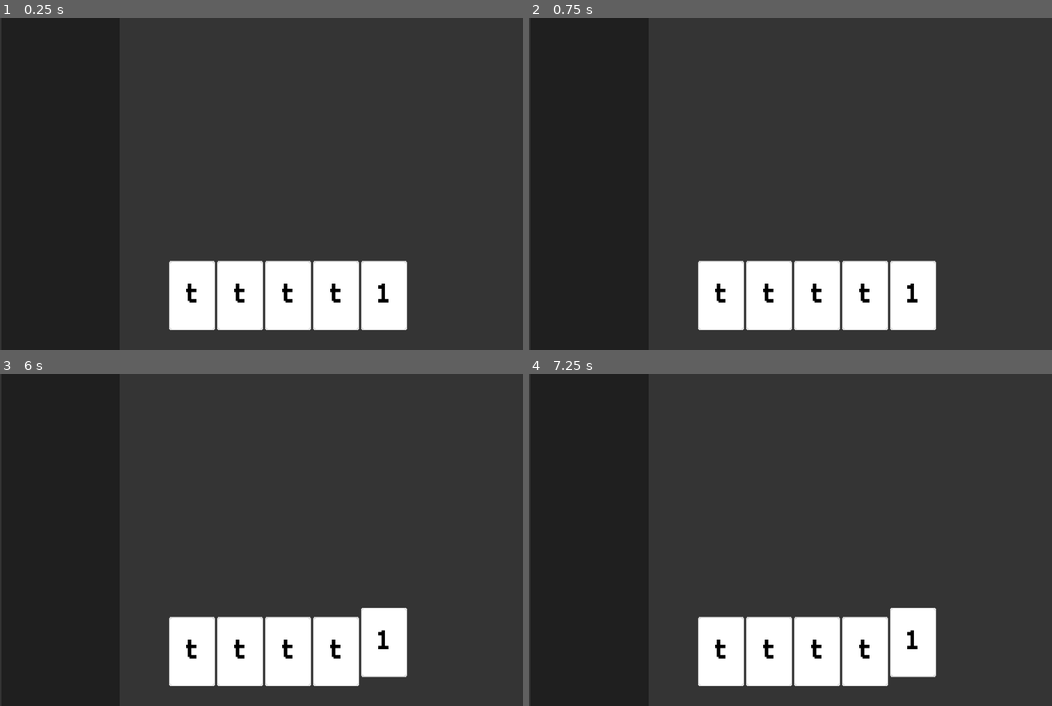
Above: before the commit, frames 1-4 (two rows, left to right).
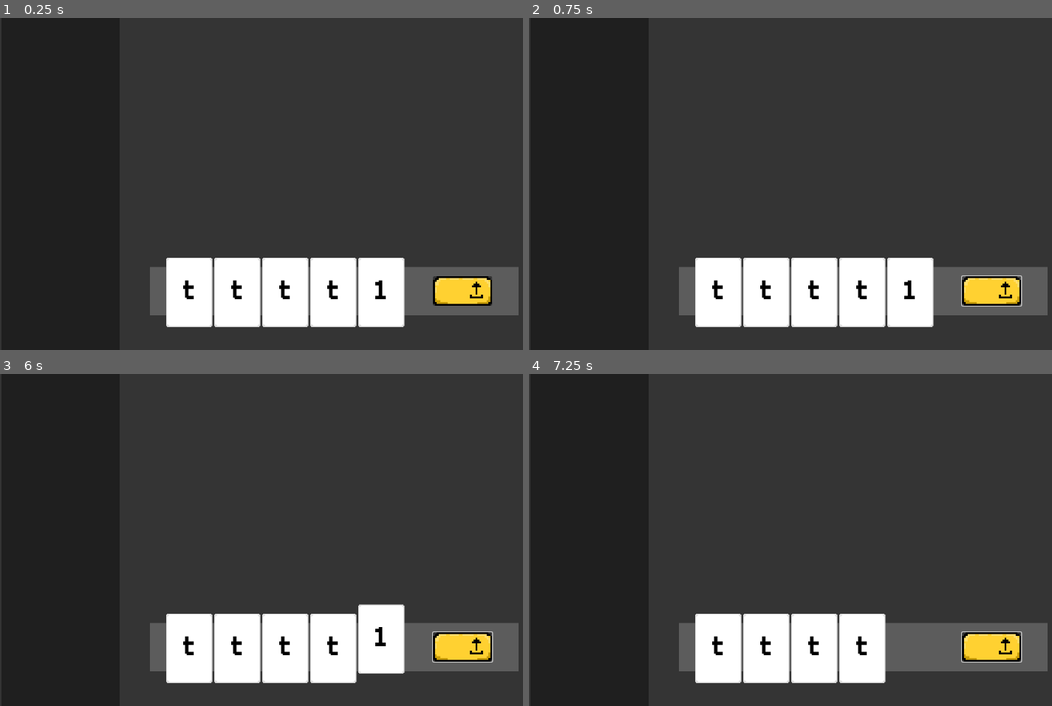
Above: after the commit, the same moments.

Repository: hd2802/stack-demon
Game: Godot game, scene res://_Scenes/level.tscn
Two runs of this game, one before a commit and one after it. Both use one fixed random seed, a clock stepped at 60 frames per second and the inputs below.
Inputs (mouse positions are in pixels of both pictures, inside the frame that each line leads up to):
- Up to frame 1 (0.25 s): no input
- Up to frame 2 (0.75 s): click (989, 290) at 0.52 s
- Up to frame 3 (6 s): click (460, 646) at 1.27 s; click (460, 646) at 2.02 s; tap Enter at 2.75, 4.25, 5.75 s; move the mouse to (193, 652) at 2.77 s; click (193, 652) at 2.92 s; tap Space at 3.5, 5 s; move the mouse to (240, 652) at 3.52 s; click (240, 652) at 3.67 s; move the mouse to (287, 652) at 4.27 s; click (287, 652) at 4.42 s; move the mouse to (334, 652) at 5.02 s; click (334, 652) at 5.17 s; move the mouse to (381, 652) at 5.77 s; click (381, 652) at 5.92 s
- Up to frame 4 (7.25 s): tap Space at 6.5 s; move the mouse to (649, 490) at 6.52 s; click (649, 490) at 6.67 s

The runs differ from the first frame. In frame 1, 6.2% of the frame differs, in the area x 28-100%, y 72-94%; in frame 2, 6.2%; in frame 3, 6.2%; in frame 4, 7.5%, in the area x 28-100%, y 70-94%.

Commit message:
feat: adds upload card button

Diff:
--- a/_Scenes/level.tscn
+++ b/_Scenes/level.tscn
@@ -1,7 +1,8 @@
-[gd_scene load_steps=3 format=3 uid="uid://dipmb0ce8ps10"]
+[gd_scene load_steps=4 format=3 uid="uid://dipmb0ce8ps10"]
 
 [ext_resource type="Script" path="res://_Scripts/PlayerHand/player_hand.gd" id="1_2yitt"]
 [ext_resource type="PackedScene" uid="uid://m1cief7boe3f" path="res://_Scenes/card.tscn" id="1_5pjcu"]
+[ext_resource type="Texture2D" uid="uid://cvyyq7gn65onv" path="res://Sprites/upload_button.png" id="3_tu5d2"]
 
 [node name="Level" type="Node2D"]
 
@@ -17,11 +18,19 @@
 offset_bottom = 720.0
 color = Color(0.121569, 0.121569, 0.121569, 1)
 
+[node name="HandAccentBackground" type="ColorRect" parent="."]
+offset_left = 325.0
+offset_top = 540.0
+offset_right = 1123.0
+offset_bottom = 645.0
+mouse_filter = 2
+color = Color(0.360784, 0.360784, 0.360784, 1)
+
 [node name="PlayerHand" type="HBoxContainer" parent="."]
-offset_left = 366.0
-offset_top = 527.0
-offset_right = 882.0
-offset_bottom = 677.0
+offset_left = 360.0
+offset_top = 520.0
+offset_right = 860.0
+offset_bottom = 670.0
 mouse_filter = 2
 script = ExtResource("1_2yitt")
 
@@ -36,3 +45,16 @@
 
 [node name="Card4" parent="PlayerHand" instance=ExtResource("1_5pjcu")]
 layout_mode = 2
+
+[node name="PlayCardButton" type="Button" parent="."]
+offset_left = 938.0
+offset_top = 560.0
+offset_right = 1066.0
+offset_bottom = 624.0
+
+[node name="Sprite2D" type="Sprite2D" parent="PlayCardButton"]
+position = Vector2(64, 32)
+scale = Vector2(0.5, 0.5)
+texture = ExtResource("3_tu5d2")
+
+[connection signal="pressed" from="PlayCardButton" to="PlayerHand" method="_on_play_card_button_pressed"]
--- a/_Scripts/PlayerHand/player_hand.gd
+++ b/_Scripts/PlayerHand/player_hand.gd
@@ -19,6 +19,12 @@
 	if selected_card != card:
 		selected_card = card
 		selected_card.position.y -= 20
-
 	else:
 		selected_card = null
+
+func _on_play_card_button_pressed() -> void:
+	if !selected_card:
+		pass
+	else:
+		print("played selected_card")
+		selected_card.free()
Binary file added: Sprites/upload_button.png
Not shown, added: Sprites/upload_button.png.import
Not shown, changed: README.md
